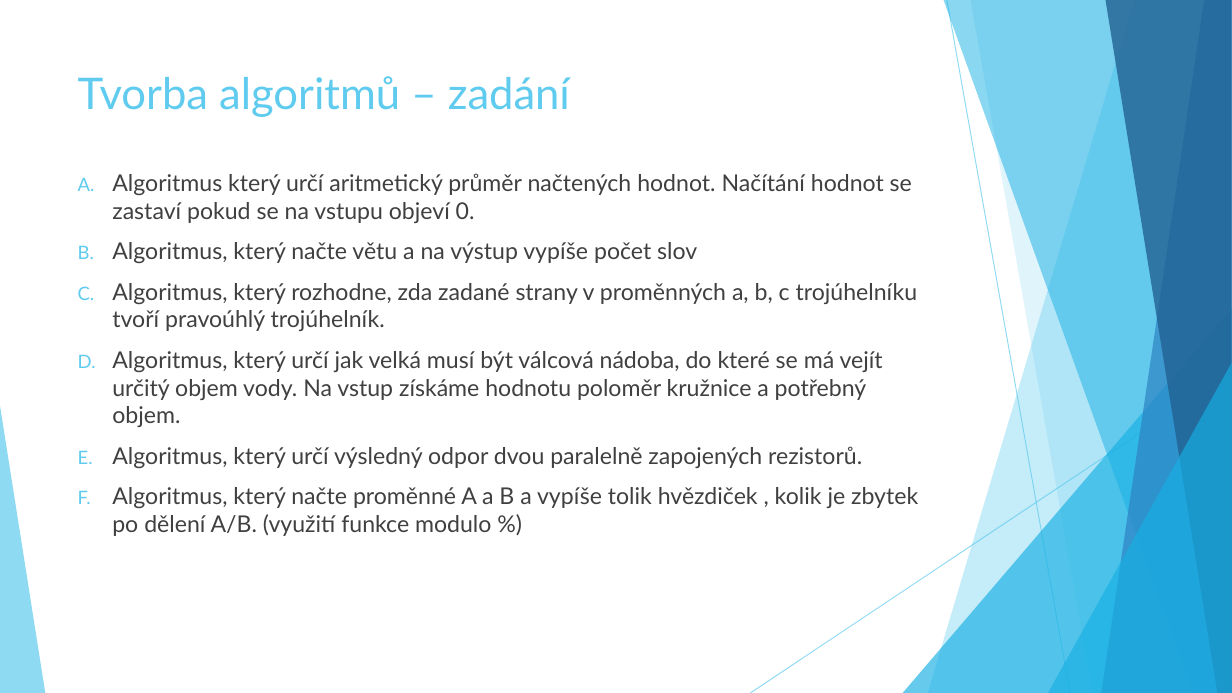
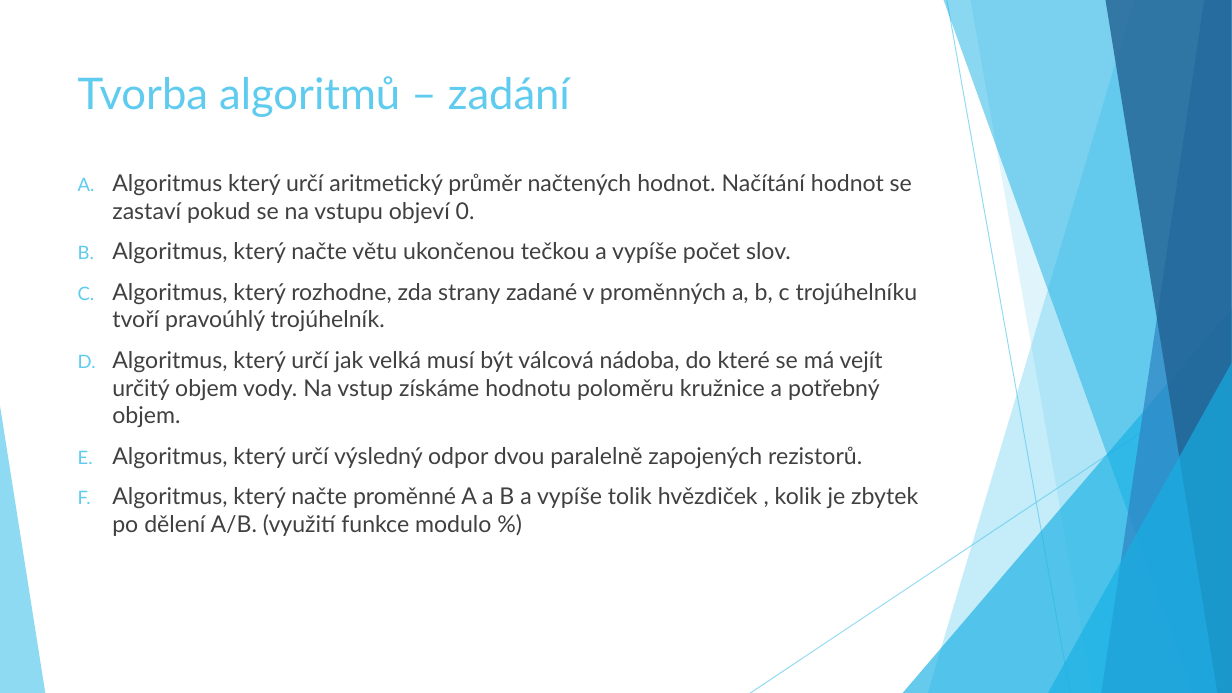
Before and after one commit to dawissl/hradebni, a slide deck: slide 2 of Prezentace/PGM_algoritmy k procvičení III.pptx. Drawn at 1232x693 pixels with LibreOffice and Linux fonts; fonts in the diff are those of the drawing. Boxes give left, top, right and bottom in pixels: in the first picture for what was removed or moved away, otherwise in the second. Text is boxed around its words. In the diff, an @@ line names an element or a change of style, - is before the commit and + after.

```diff
--- a/Prezentace/PGM_algoritmy k procvičení III.pptx
+++ b/Prezentace/PGM_algoritmy k procvičení III.pptx
@@ text at [112,242,918,427]: text changed @@
-B. Algoritmus, který načte větu a na výstup vypíše počet slov
-C. Algoritmus, který rozhodne, zda zadané strany v proměnných a, b, c trojúhelníku tvoří pravoúhlý trojúhelník.
-D. Algoritmus, který určí jak velká musí být válcová nádoba, do které se má vejít určitý objem vody. Na vstup získáme hodnotu poloměr kružnice a potřebný objem.
+B. Algoritmus, který načte větu ukončenou tečkou a vypíše počet slov.
+C. Algoritmus, který rozhodne, zda strany zadané v proměnných a, b, c trojúhelníku tvoří pravoúhlý trojúhelník.
+D. Algoritmus, který určí jak velká musí být válcová nádoba, do které se má vejít určitý objem vody. Na vstup získáme hodnotu poloměru kružnice a potřebný objem.
```
Also in this commit, not shown: 5 other slides changed, 1 other file.
